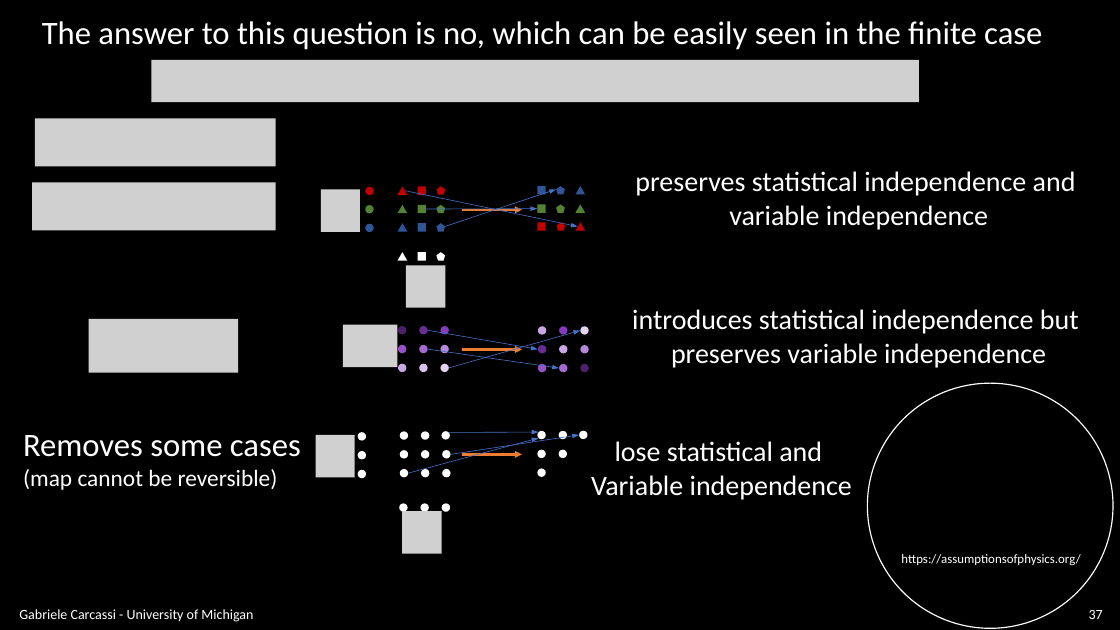
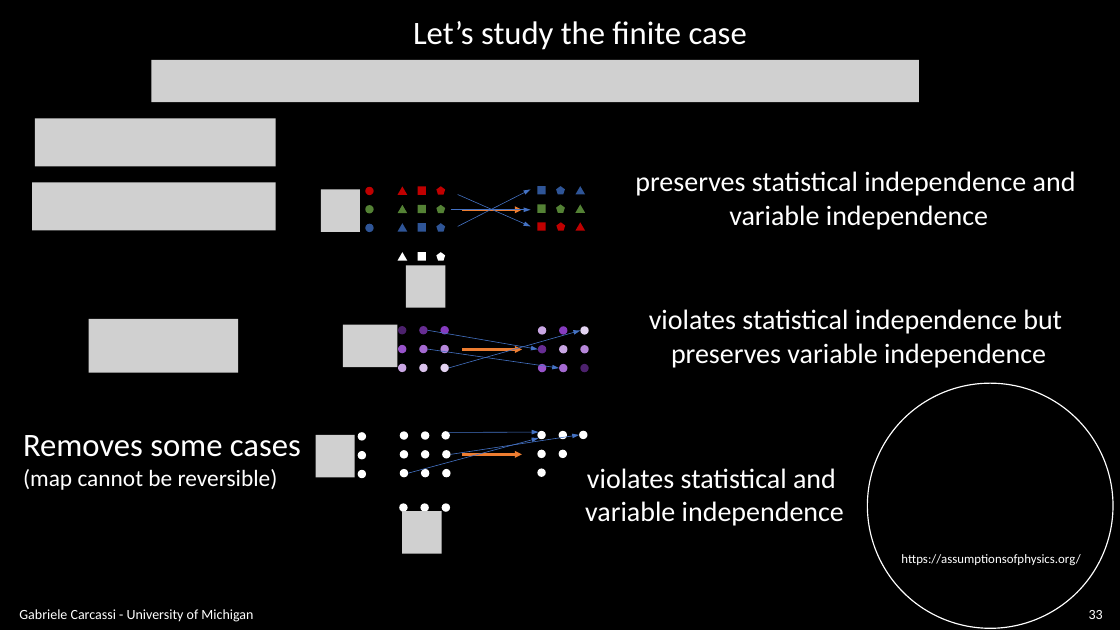
Before and after one commit to assumptionsofphysics/slides, a slide deck: slide 33 of BookCompanions-v2/RP-Class-4.pptx (slide 37 before the commit). Drawn at 1120x630 pixels with LibreOffice and Linux fonts; fonts in the diff are those of the drawing; grey boxes stand for pictures; background and template pictures are left out. Boxes give left, top, right and bottom in pixels: in the first picture for what was removed or moved away, otherwise in the second. Text is boxed around its words. In the diff, an @@ line names an element or a change of style, - is before the commit and + after.

```diff
--- a/BookCompanions-v2/RP-Class-4.pptx
+++ b/BookCompanions-v2/RP-Class-4.pptx
@@ text at <box>413,21,747,50</box>: text changed @@
-The answer to this question is no, which can be easily seen in the finite case
+Let’s study the finite case
@@ arrow moved from (445, 227) - (556, 189) to (458, 227) - (531, 189) @@
@@ arrow moved from (405, 191) - (578, 227) to (458, 195) - (531, 227) @@
@@ arrow moved from (426, 209) - (538, 208) to (450, 210) - (531, 210) @@
@@ text "violates statistical independence but": place and size @@
-text "violates statistical independence but" at <box>632,309,1079,368</box>
+text "violates statistical independence but" at <box>649,309,1062,368</box>
@@ text at <box>649,309,1062,334</box>: text changed @@
-introduces statistical independence but
+violates statistical independence but
@@ text at <box>585,468,844,526</box>: text changed @@
-lose statistical and
-Variable independence
+violates statistical and
+variable independence
@@ page number at <box>1089,610,1103,619</box>: text changed @@
-37
+33
```
Also in this commit, not shown: 19 other slides changed, 9 slides added.
